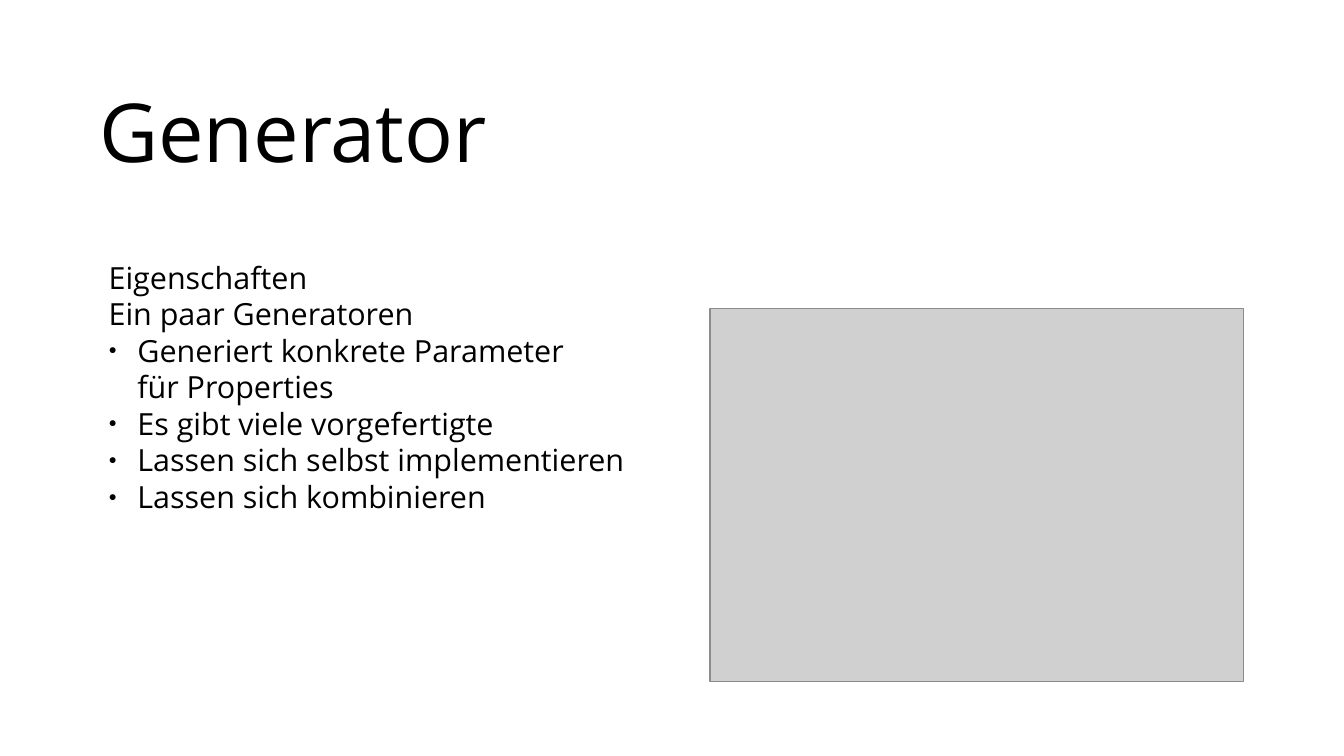
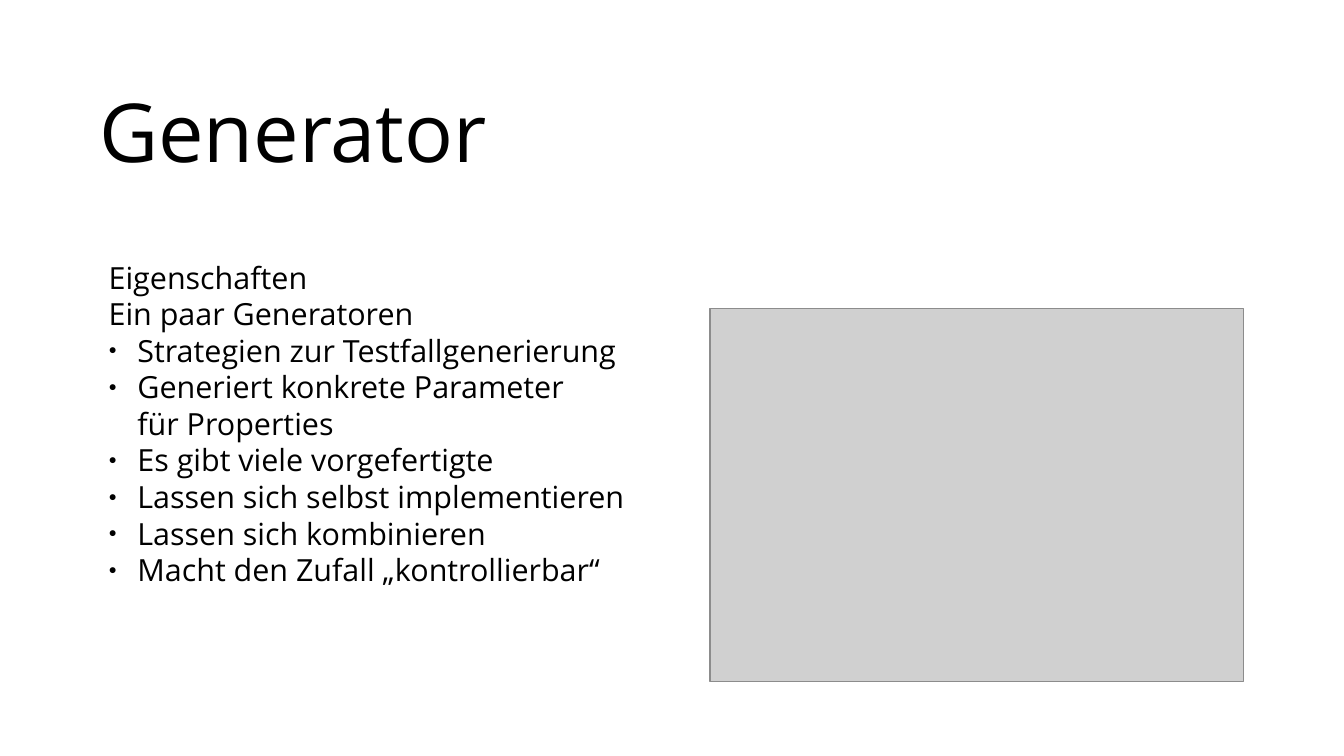
Before and after one commit to MoritzGoeckel/QuickCheck_Experiments, a slide deck: slide 6 of Praesentation.odp (slide 7 before the commit). Drawn at 1344x756 pixels with LibreOffice and Linux fonts; fonts in the diff are those of the drawing; grey boxes stand for pictures. Boxes give left, top, right and bottom in pixels: in the first picture for what was removed or moved away, otherwise in the second. Text is boxed around its words. In the diff, an @@ line names an element or a change of style, - is before the commit and + after.

```diff
--- a/Praesentation.odp
+++ b/Praesentation.odp
@@ text at <box>137,338,616,370</box>: paragraph added @@
+● Strategien zur Testfallgenerierung
@@ text at <box>137,557,600,585</box>: paragraph added @@
+● Macht den Zufall „kontrollierbar“
```
Also in this commit, not shown: 2 other slides changed, 4 slides added, 1 slide removed, 2 other files.
